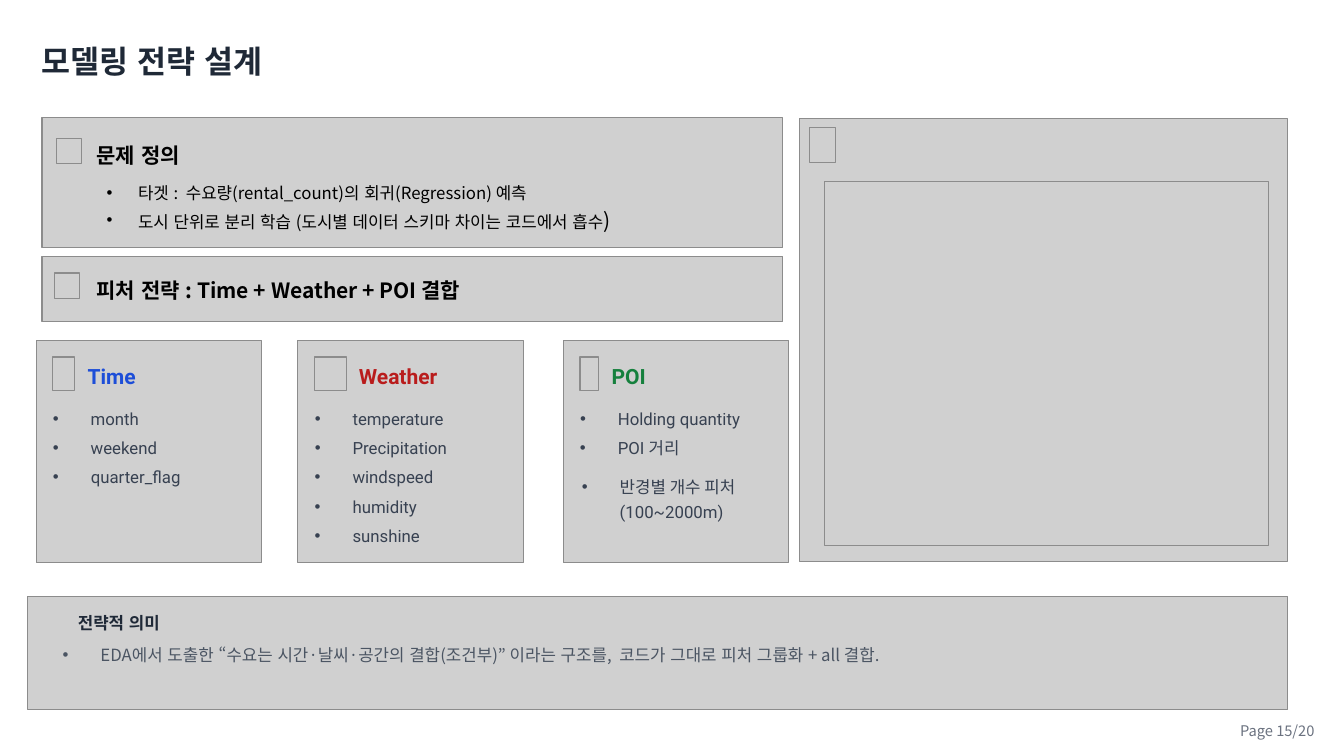
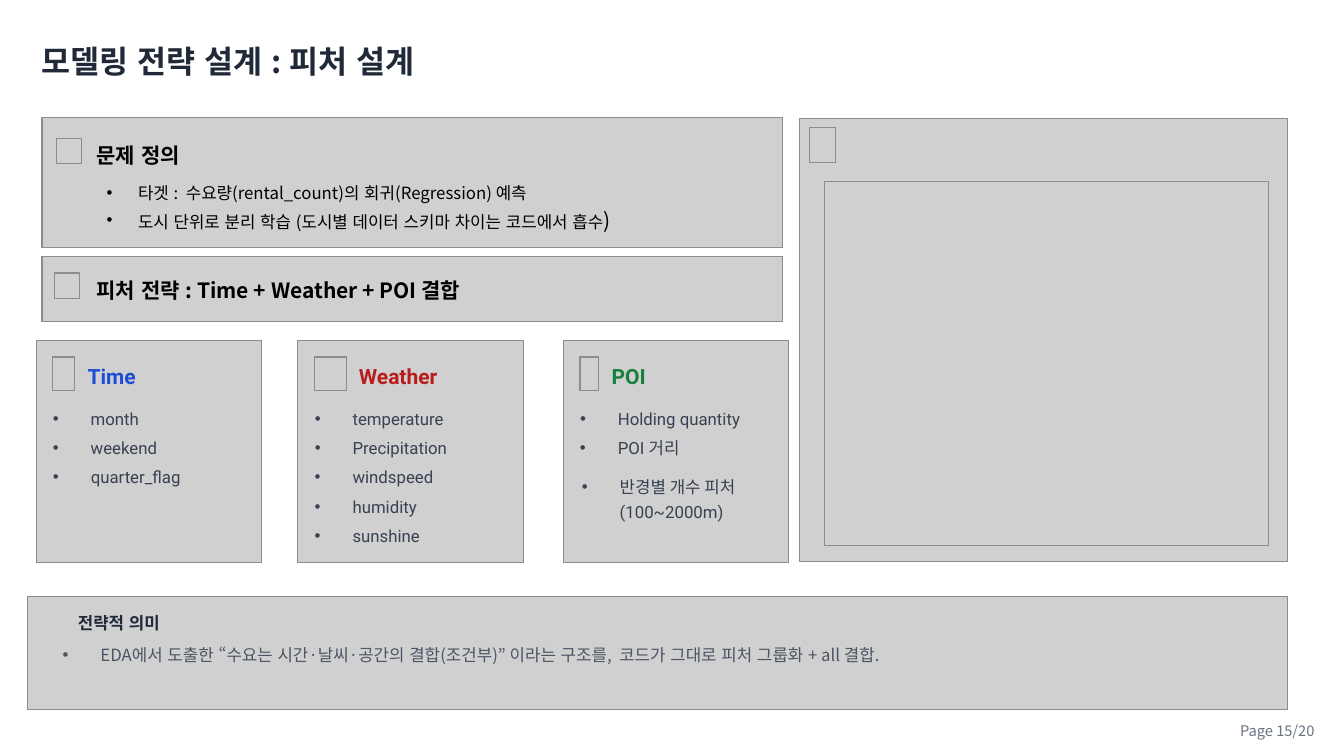
Before and after one commit to cbnu-yhjeon/PROJECT-Bicyle-Demand-Forecasting, a slide deck: slide 14 of docs/자전거 대여 수요 예측 분석 프로젝트(오픈마인드).pptx. Drawn at 1344x756 pixels with LibreOffice and Linux fonts; fonts in the diff are those of the drawing; grey boxes stand for pictures; background and template pictures are left out. Boxes give left, top, right and bottom in pixels: in the first picture for what was removed or moved away, otherwise in the second. Text is boxed around its words. In the diff, an @@ line names an element or a change of style, - is before the commit and + after.

```diff
--- a/docs/자전거 대여 수요 예측 분석 프로젝트(오픈마인드).pptx
+++ b/docs/자전거 대여 수요 예측 분석 프로젝트(오픈마인드).pptx
@@ text at box(42, 46, 414, 76): text changed @@
-모델링 전략 설계
+모델링 전략 설계 : 피처 설계
```
Also in this commit, not shown: 4 other slides changed, 7 slides added, 4 slides removed.
